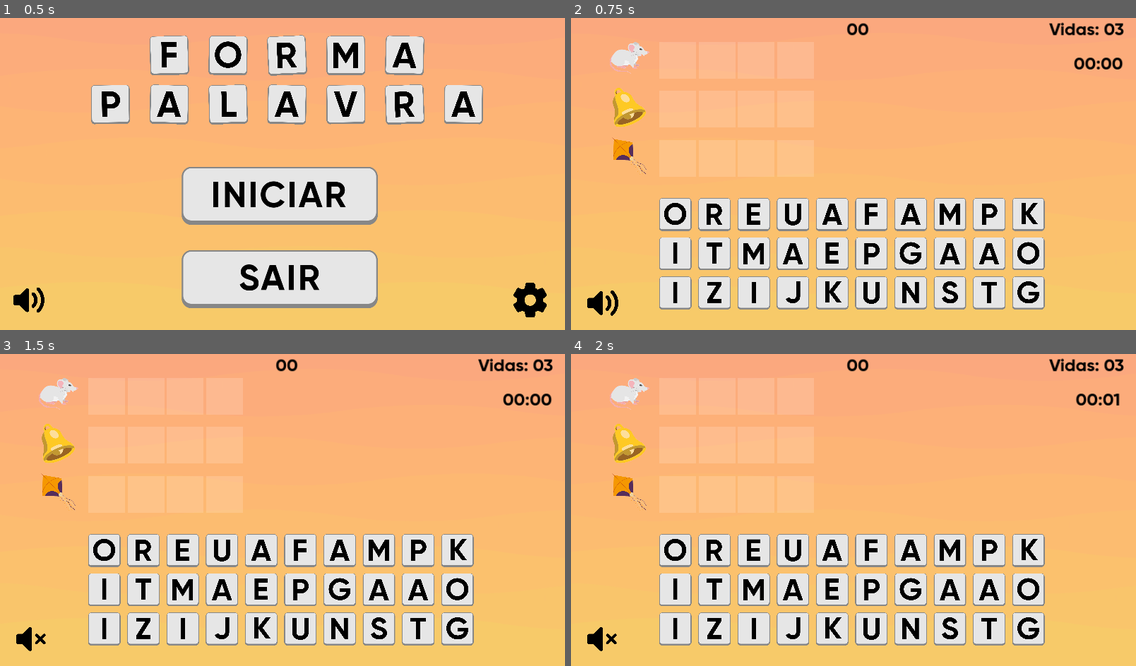
Above: before the commit, frames 1-4 (two rows, left to right).
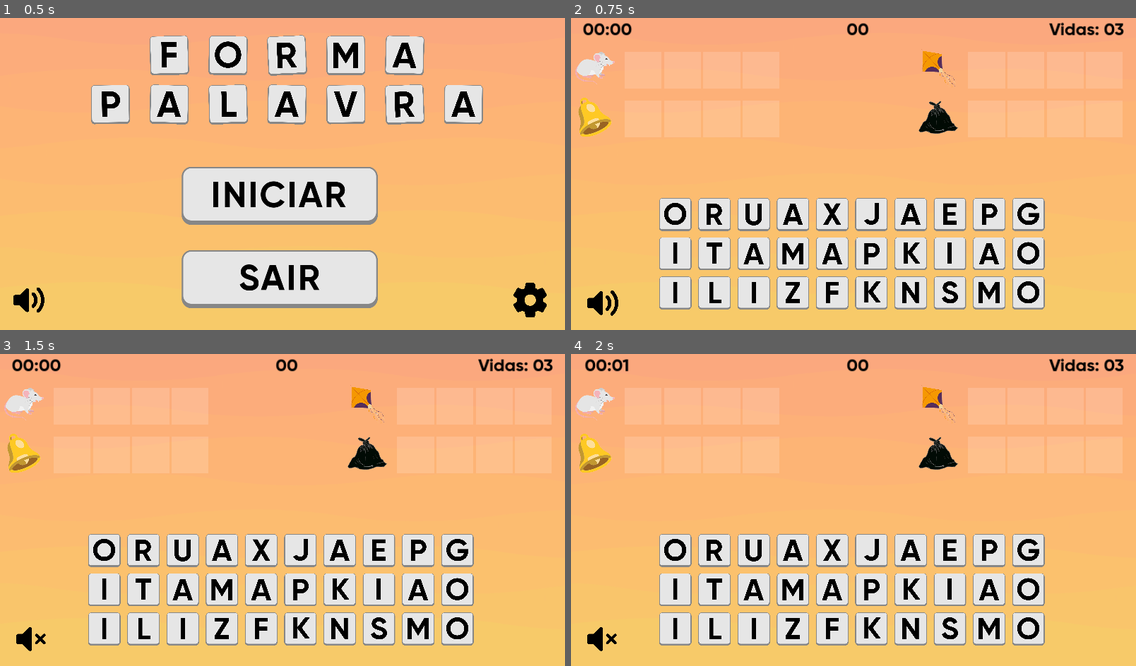
Above: after the commit, the same moments.

Repository: pinhorenan/letramania
Game: Godot game, scene res://scenes/menu.tscn
Same seed, same stepped clock (60 frames per second), same inputs: the game is played once before the commit and once after it.
Inputs (mouse positions are in pixels of both pictures, inside the frame that each line leads up to):
- Up to frame 1 (0.5 s): no input
- Up to frame 2 (0.75 s): click (847, 195) at 0.5 s
- Up to frame 3 (1.5 s): click (33, 637) at 1.25 s
- Up to frame 4 (2 s): no input

Frame 1 is identical in both runs. In frame 2, 5.0% of the frame differs, in the area x 0-98%, y 1-92%; in frame 3, 5.0%; in frame 4, 5.0%.

Commit message:
Fases com quatro palavras

Diff:
--- a/scenes/game.tscn
+++ b/scenes/game.tscn
@@ -450,10 +450,9 @@
 
 [node name="Tempo" type="Label" parent="Control"]
 layout_mode = 0
-offset_left = 1025.0
-offset_top = 70.0
-offset_right = 1125.0
-offset_bottom = 145.0
+offset_left = 24.0
+offset_right = 124.0
+offset_bottom = 75.0
 horizontal_alignment = 1
 vertical_alignment = 1
 
--- a/scripts/game/gaps.gd
+++ b/scripts/game/gaps.gd
@@ -1,6 +1,6 @@
 extends Control
 
-var selected_words = [[], [], []]
+var selected_words = [[], [], [], []]
 var word_images = []  # Armazenará as imagens das palavras
 
 var fourl_words = [
@@ -45,8 +45,8 @@
 ]
 
 func set_gaps(array_size: int) -> void:
-	var x = 180
-	var y_positions = [60, 160, 260]  # Posições Y para cada linha
+	var x = 110
+	var y_positions = [80, 180, 80, 180]  # Posições Y para cada linha
 	var image_offset = Vector2(-40, -50)  # Ajuste de posição da imagem
 	var words
 
@@ -64,13 +64,21 @@
 
 	# Seleção de palavras
 	var selected_indices = []
-	while selected_indices.size() < 3:
+	while selected_indices.size() < 4:
 		var idx = randi() % words.size()
 		if not selected_indices.has(idx):
 			selected_indices.append(idx)
 
 	# Criação dos elementos
-	for i in 3:
+	for i in 4:
+		if i == 2:
+			match array_size:
+				4:
+					x += 700
+				5:
+					x += 620
+				_:
+					x += 540
 		var word_data = words[selected_indices[i]]
 		var word_str = word_data["word"]
 		print(words[selected_indices[i]])
